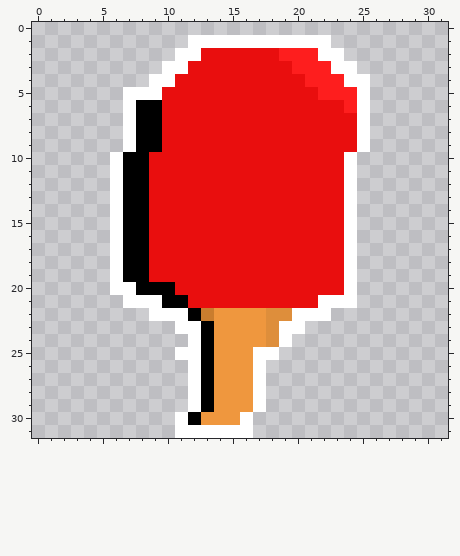
Pixel-art sprite, stored at assets/sprites/player/player_racket4.png. Above, as it was before the edit.
The file is 96x96 pixels, drawn in blocks of 3x3; one block is one cell here. Colours within 5 levels of each other are drawn and written as one.
The result:
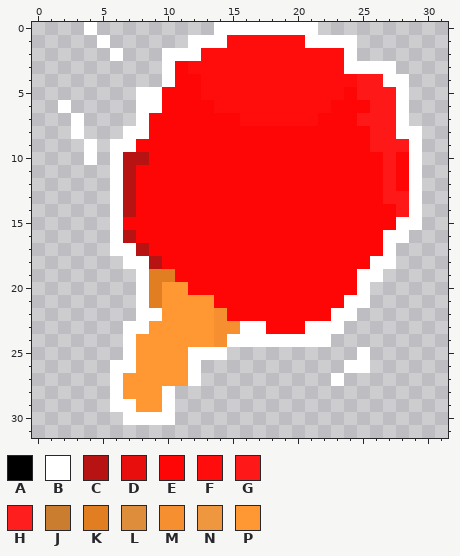
Palette (. is transparent): A #000000  B #ffffff  C #b81313  D #e90e0e  E #ff0606  F #ff0d0d  G #ff1818  H #fe1e1e  J #ca7d2e  K #e17e21  L #de8e3b  M #f68f30  N #ef973e  P #ff9833
The commit says: Mudança nos sprites do player
The edit:
Changed rows in their new state; - is an unchanged pixel.
first column x 2:
 0 --B---------BBBBBBBB--------
 1 ---B---------FFFFFF--BB-----
 2 ----B---B--FFFFFFFFFFFB-----
 3 ---------EFFFFFFFFFFFF-BBB--
 4 -------.-EEFFFFFFFFFFFFGGBB-
 5 -----.--EEEFFFFFFFFFFFEGGGB-
 6 B----.BBEEEEFFFFFFFFFEEEGGB-
 7 -B---.BEEEEEEEFFFFFFEEEGGGB-
 8 -B----BEEEEEEEEEEEEEEEEEGGBB
 9 --B-B-EEEEEEEEEEEEEEEEEEGGGB
10 --B--CCEEEEEEEEEEEEEEEEEEGEB
11 -----CEEEEEEEEEEEEEEEEEEEGEB
12 -----CEEEEEEEEEEEEEEEEEEEGEB
13 -----CEEEEEEEEEEEEEEEEEEEGGB
14 -----CEEEEEEEEEEEEEEEEEEEEGB
15 -----EEEEEEEEEEEEEEEEEEEEEBB
16 -----CEEEEEEEEEEEEEEEEEEEBB-
17 -----BCEEEEEEEEEEEEEEEEEEB--
18 ----.BBCEEEEEEEEEEEEEEEEBB--
19 ----..BKKEEEEEEEEEEEEEEBB---
20 ----..BKPPEEEEEEEEEEEEEB----
21 -----.-KPPPPEEEEEEEEEE-B----
22 ------B-PPPPMEEEEEEEEBB-----
23 -----BBPPPPPMMBBEEEBBB------
24 -----BPPPPPPMBBBB-BBB-------
25 -----BPPPP-BB....------B----
26 ----BBPPPP-.....------BB----
27 ----BPPPPP-.....-----B------
28 ----BPPPB-......------------
29 ----BBPPB-......------------
30 -----BBBB......-------------
31 ---------......-------------
Boxes around the changes in both pictures, in picture pixels (x1, y1, x2, y2):
changed: (58, 22, 422, 438)
